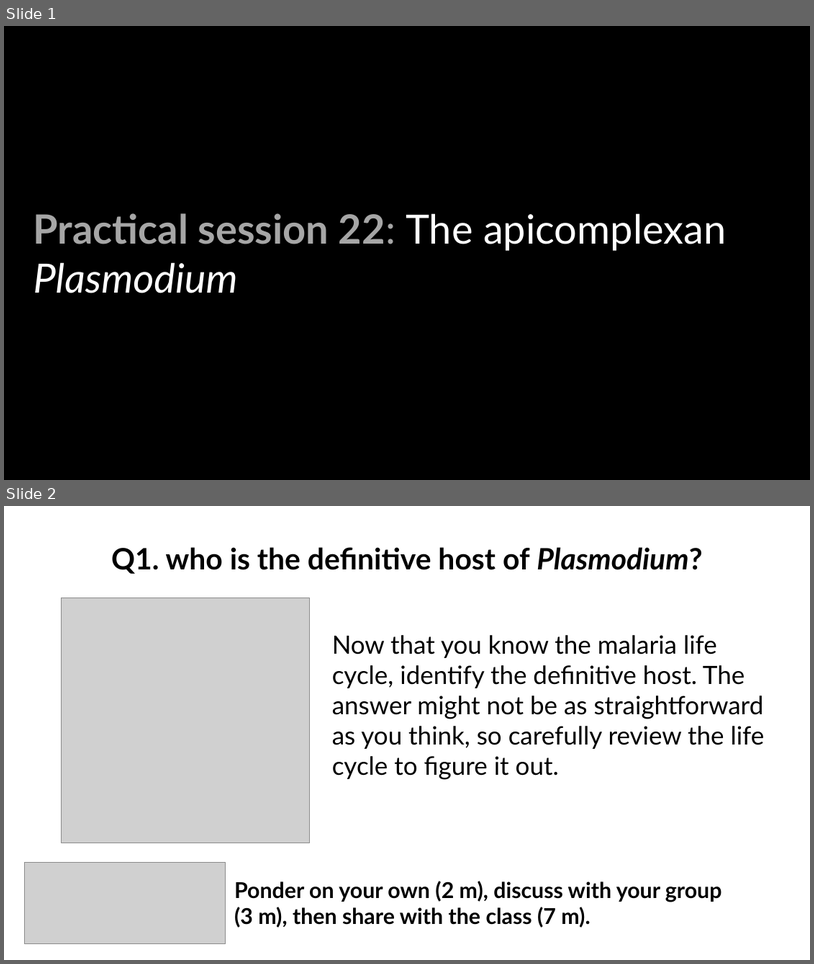
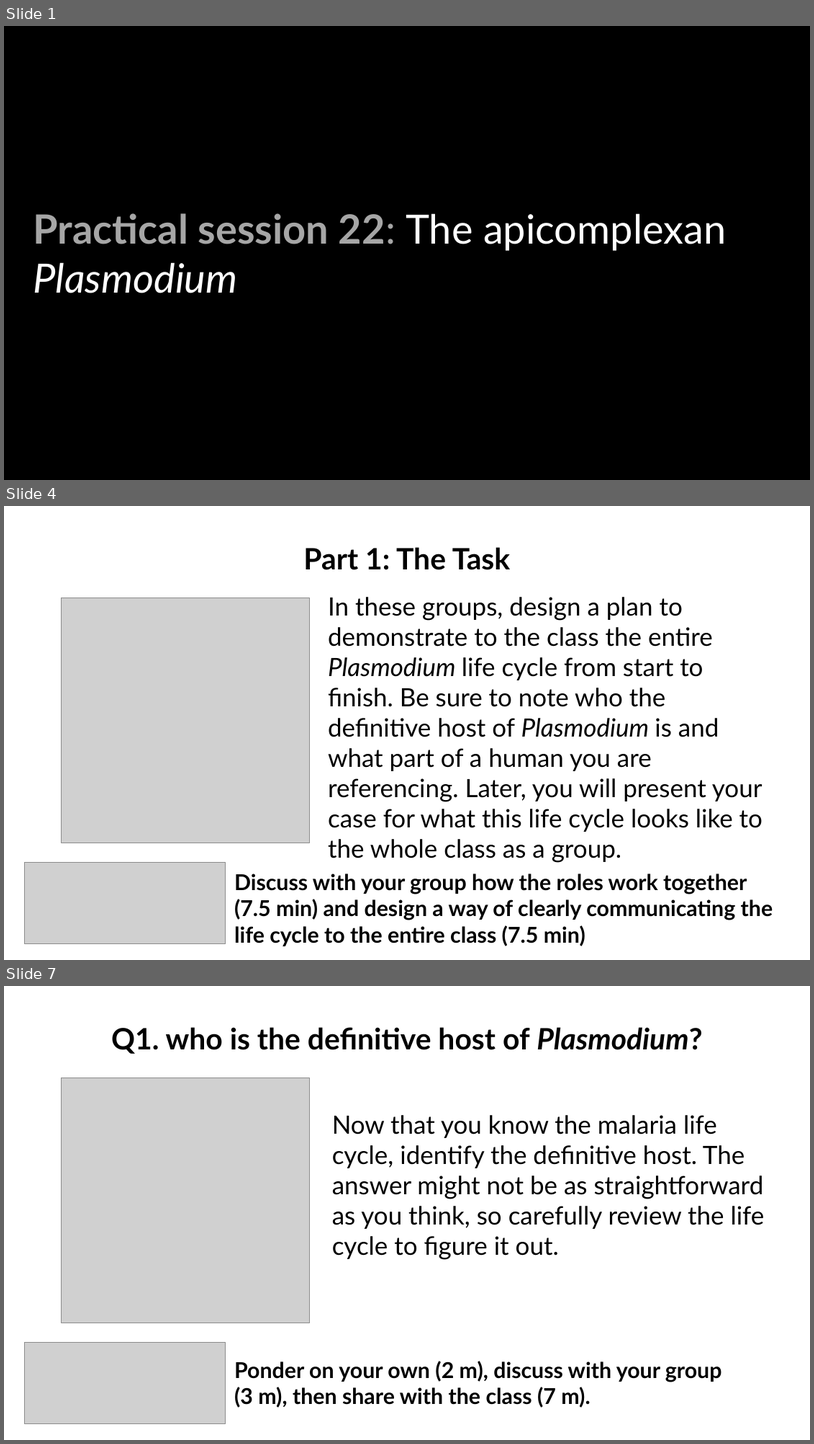
Before and after one commit to wood-lab/fish_406, a slide deck: lectures/in-class_activities/class_22.pptx. Shown one above the other, each under a label of ours: slides 1 and 2 before the commit, slides 1, 4 and 7 after it; the slides between them are not shown. The pictures are 814x964 and 814x1444 pixels, drawn with LibreOffice and Linux fonts; fonts in the diff are those of the drawing; grey boxes stand for pictures. Boxes give left, top, right and bottom in pixels: in the first picture for what was removed or moved away, otherwise in the second. Text is boxed around its words. In the diff, an @@ line names an element or a change of style, - is before the commit and + after.

Commit message:
connor updated class 22 pptx file

```diff
--- a/lectures/in-class_activities/class_22.pptx
+++ b/lectures/in-class_activities/class_22.pptx
@@ slide 4 added at (x1=4, y1=506, x2=810, y2=960), background #FFFFFF @@
@@ text added at (x1=304, y1=547, x2=510, y2=570), 35 pt, text #000000, bold @@
+Part 1: The Task
@@ picture added at (x1=62, y1=598, x2=309, y2=843) @@
@@ text added at (x1=328, y1=597, x2=763, y2=862), 30 pt, text #000000 @@
+In these groups, design a plan to demonstrate to the class the entire Plasmodium life cycle from start to finish. Be sure to note who the definitive host of Plasmodium is and what part of a human you are referencing. Later, you will present your case for what this life cycle looks like to the whole class as a group.
@@ picture added at (x1=25, y1=862, x2=226, y2=943) @@
@@ text added at (x1=234, y1=873, x2=774, y2=946), 26 pt, text #000000, bold @@
+Discuss with your group how the roles work together (7.5 min) and design a way of clearly communicating the life cycle to the entire class (7.5 min)
@@ what was slide 2 is now slide 7 @@
```
Also in this commit, not shown: 4 other slides added.
